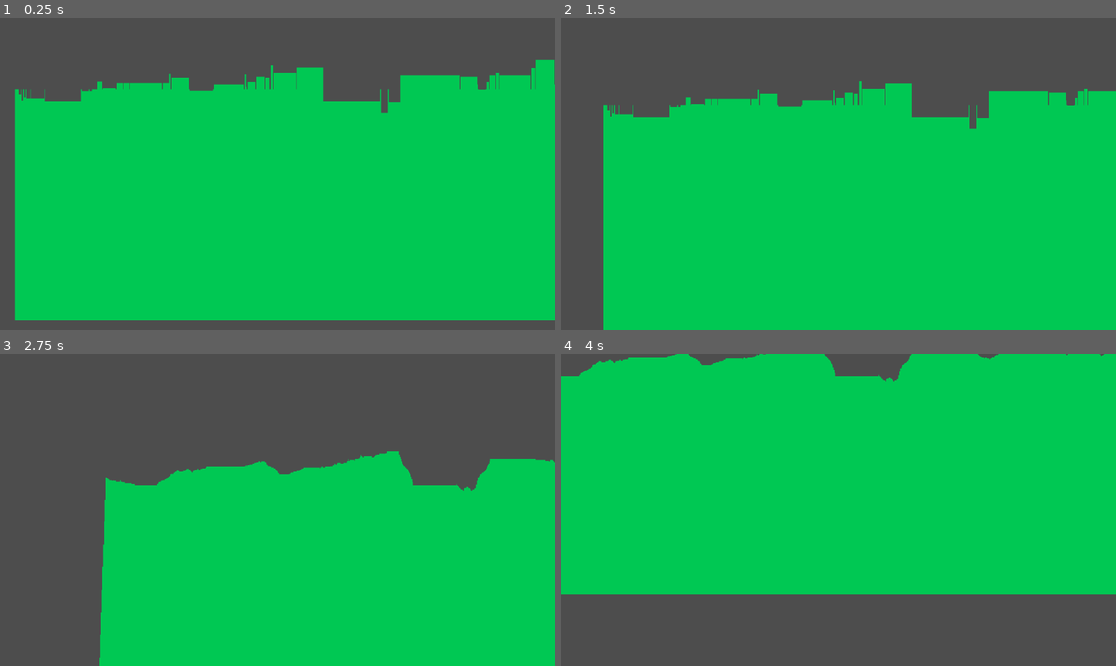
Above: before the commit, frames 1-4 (two rows, left to right).
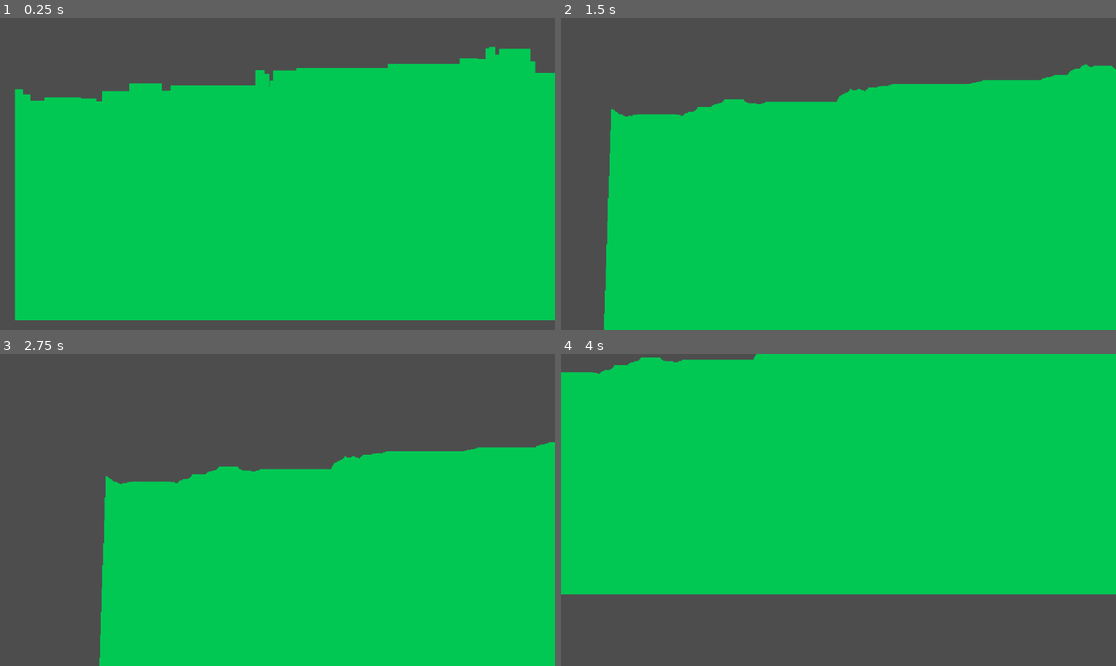
Above: after the commit, the same moments.

Repository: tomekblox/godot_projects
Game: Godot game, scene res://scenes/main.tscn
The game is run twice, just before and just after one commit, with the same random seed, the same clock (stepped at 60 frames per second) and the same inputs.
Inputs (mouse positions are in pixels of both pictures, inside the frame that each line leads up to):
- Up to frame 1 (0.25 s): no input
- Up to frame 2 (1.5 s): tap Enter at 0.5 s; move the mouse to (960, 158) at 0.52 s; click (960, 158) at 0.6 s; tap Space at 1.25 s; drag from (727, 189) to (810, 236) at 1.27 s
- Up to frame 3 (2.75 s): tap Enter at 2 s; move the mouse to (333, 441) at 2.02 s; click (333, 441) at 2.1 s
- Up to frame 4 (4 s): tap Space at 2.75 s; drag from (810, 572) to (672, 463) at 2.77 s; tap Enter at 3.5 s; move the mouse to (1005, 556) at 3.52 s; click (1005, 556) at 3.6 s

The runs differ from the first frame. In frame 1, 4.1% of the frame differs, in the area x 3-100%, y 9-31%; in frame 2, 4.3%, in the area x 7-100%, y 14-100%; in frame 3, 2.7%; in frame 4, 1.5%.

Commit message:
Natural looking terrain

Diff:
--- a/godod_wspolne/scripts/terra.gd
+++ b/godod_wspolne/scripts/terra.gd
@@ -42,18 +42,19 @@
 	var heights = []
 	heights.resize(width)
 	heights.fill(sea_level)
+	var rnd_value = 0
 	for i in range(0,width,part_size):
-		var rnd_value = int(rng.randfn(0, 10))  # random change - standard deviation
 		for j in range(part_size):
-			if randf() < 0.95:
+			if randf() < 0.96:
 				heights[i+j] += rnd_value
 			else:
-				rnd_value += int(rng.randfn(0,10))
+				rnd_value += int(rng.randfn(0,10)) # random change - standard deviation
+				heights[i+j] += rnd_value
 
 	for x in range(width):
 			for y in range(heights[x]):
 				set_cell(Vector2i(x,-y),0,Vector2i(2,1))  #creating tiles
-	await get_tree().create_timer(2.0).timeout
+	await get_tree().create_timer(1.0).timeout
 
 
 	var temp_heights = heights.duplicate(true)
@@ -62,8 +63,15 @@
 		heights[i] = gaus.call(temp_heights,i,linear,1,[0.1]) # tab,start_index,type,start_weight,change
 
 	clear()
-	for x in range(width):
+	for x in range(1,width-1):
+		if not(heights[x] - heights[x-1] < 1 or heights[x] - heights[x+1] < 1): #pojedyńcze wystające
+			heights[x] -=1
+		if  not(heights[x] - heights[x-1] < 1 and heights[x] - heights[x+1] < 1): # zmiana wysokości
+			pass
+		if heights[x] < heights[x-1] and heights[x] < heights[x+1]: # pojedyńcza dziura
+			heights[x] += 1
 		for y in range(heights[x]):
+			#set_cell(Vector2i(x,-y),0,Vector2i(0,2))
 			set_cell(Vector2i(x,-y),0,Vector2i(2,1))
 
 	print("done")
